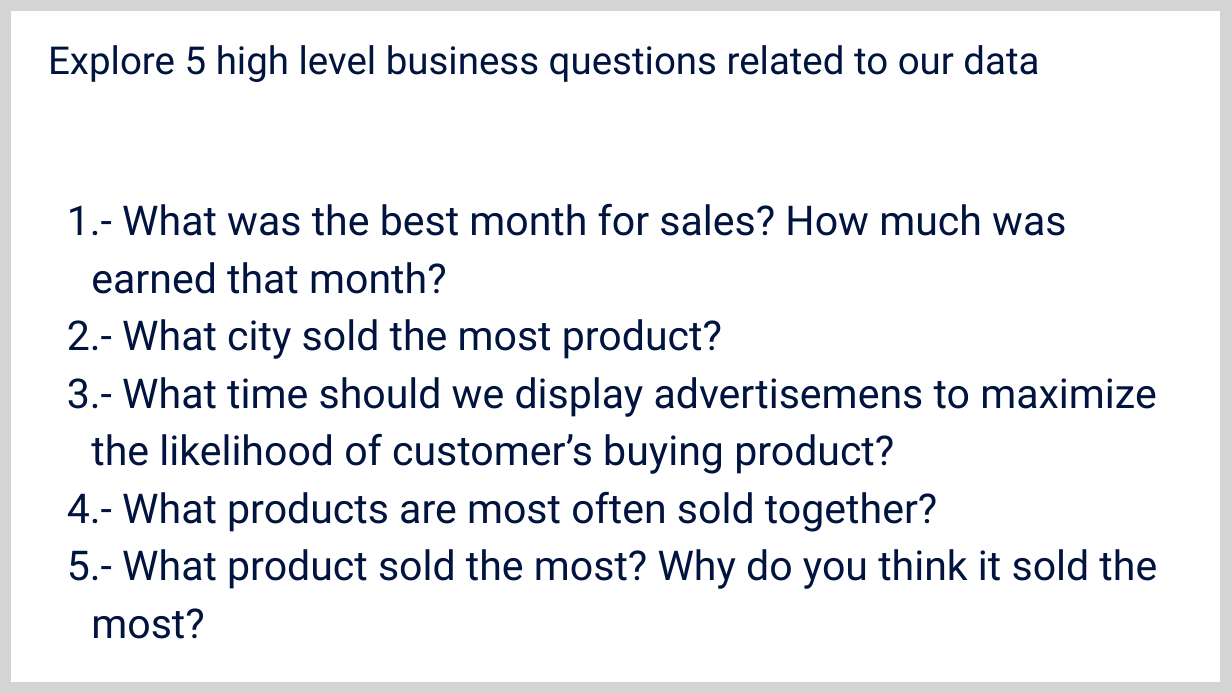
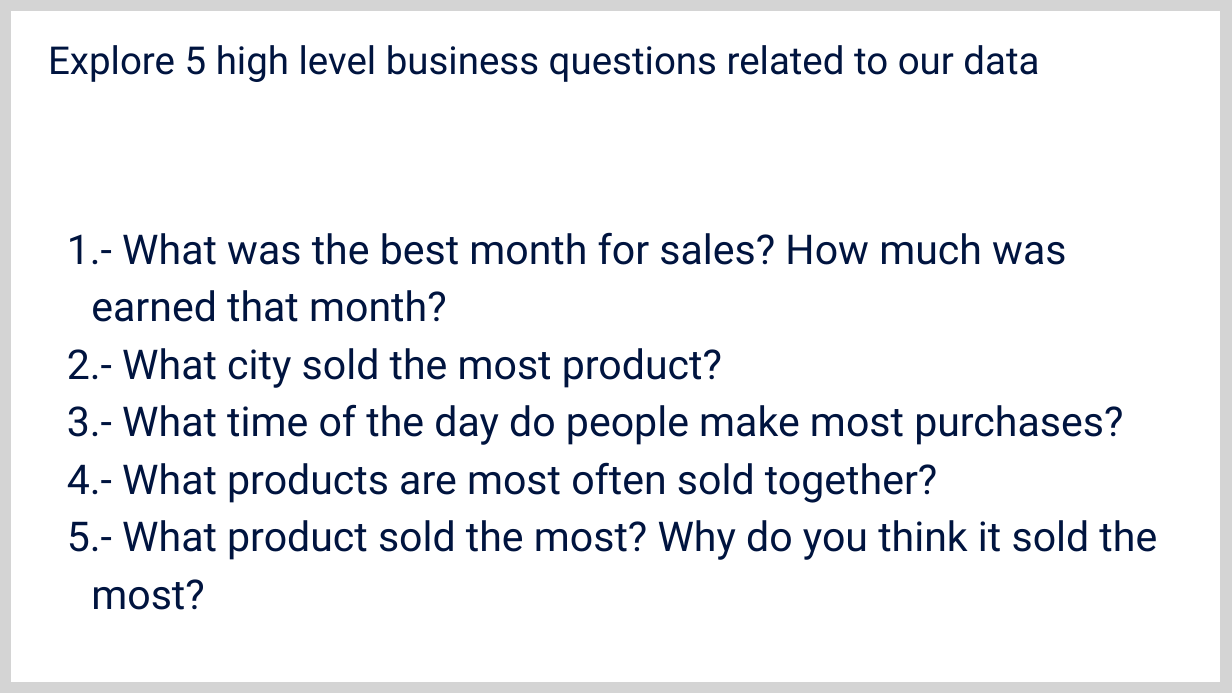
Before and after one commit to amisijlak/Africa-Data-School, a slide deck: slide 3 of 08 Sales Analysis/08 Sales Analysis Slides.pptx. Drawn at 1232x693 pixels with LibreOffice and Linux fonts; fonts in the diff are those of the drawing; grey boxes stand for pictures. Boxes give left, top, right and bottom in pixels: in the first picture for what was removed or moved away, otherwise in the second. Text is boxed around its words. In the diff, an @@ line names an element or a change of style, - is before the commit and + after.

```diff
--- a/08 Sales Analysis/08 Sales Analysis Slides.pptx
+++ b/08 Sales Analysis/08 Sales Analysis Slides.pptx
@@ text at (122,404,1123,445): text changed @@
-3. - What time should we display advertisemens to maximize the likelihood of customer’s buying product?
+3. - What time of the day do people make most purchases?
```
Also in this commit, not shown: 2 other files.
